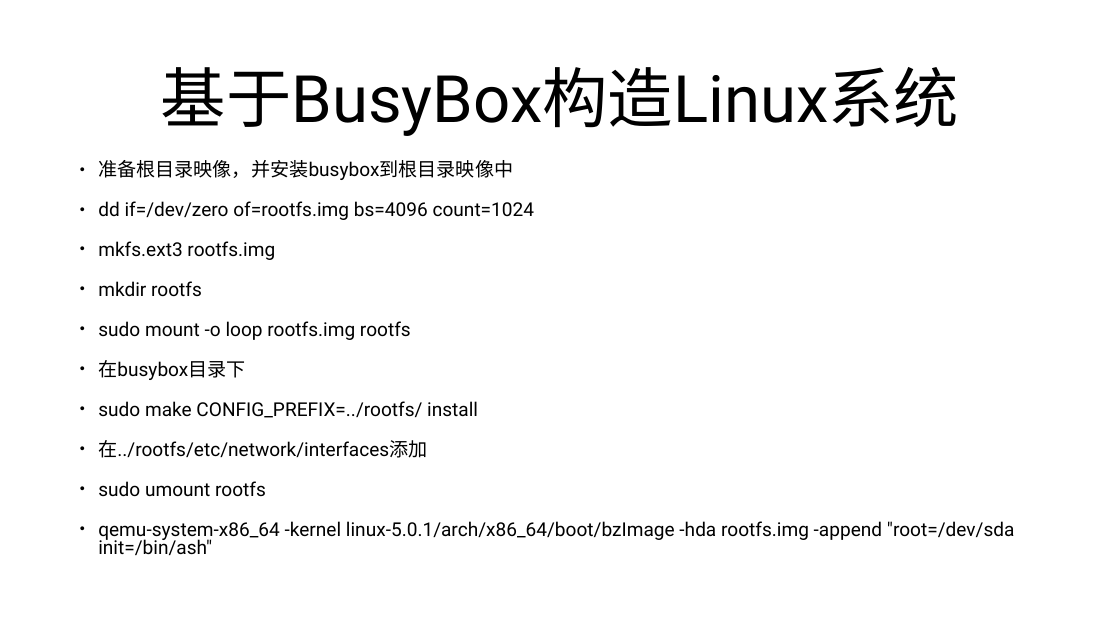
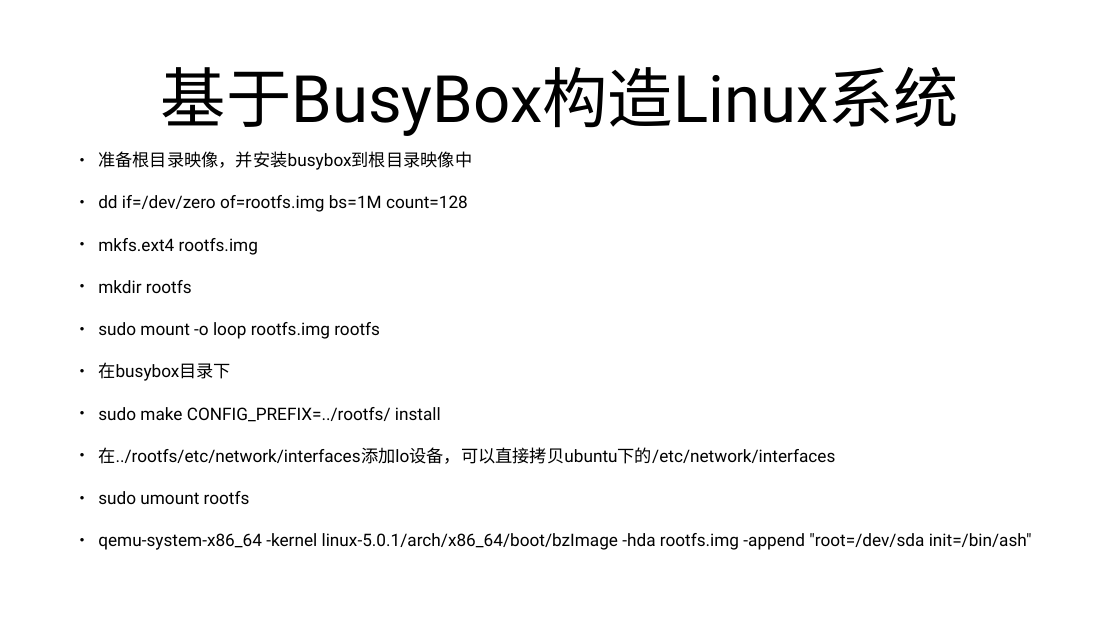
Before and after one commit to mengning/net, a slide deck: slide 10 of lab3/BuildLinuxSystem.pptx. Drawn at 1120x630 pixels with LibreOffice and Linux fonts; fonts in the diff are those of the drawing. Boxes give left, top, right and bottom in pixels: in the first picture for what was removed or moved away, otherwise in the second. Text is boxed around its words. In the diff, an @@ line names an element or a change of style, - is before the commit and + after.

```diff
--- a/lab3/BuildLinuxSystem.pptx
+++ b/lab3/BuildLinuxSystem.pptx
@@ text at [98, 151, 1032, 550]: size 32.8 to 29.5 pt in "准备根目录映像，并安装busybox到根目录映像中", "mkdir rootfs", "sudo mount -o loop rootfs.img rootfs", "在busybox目录下" and 3 more places; line spacing 0.8 to 1 @@
@@ text at [98, 195, 468, 255]: text changed; size 32.8 to 29.5 pt @@
-• dd if=/dev/zero of=rootfs.img bs=4096 count=1024
-• mkfs.ext3 rootfs.img
+• dd if=/dev/zero of=rootfs.img bs=1M count=128
+• mkfs.ext4 rootfs.img
@@ text at [98, 447, 835, 464]: text changed; size 32.8 to 29.5 pt @@
-• 在../rootfs/etc/network/interfaces添加
+• 在../rootfs/etc/network/interfaces添加lo设备，可以直接拷贝ubuntu下的/etc/network/interfaces
```
Also in this commit, not shown: 3 other slides changed.
